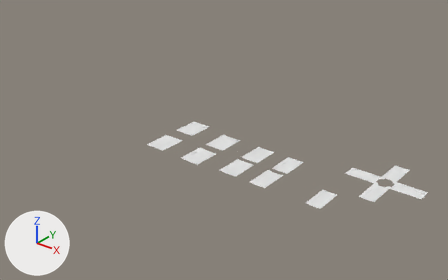
Two versions of the Blender file Diseños con medids reales/calle 1 carril y estacionamiento.blend, one commit apart.
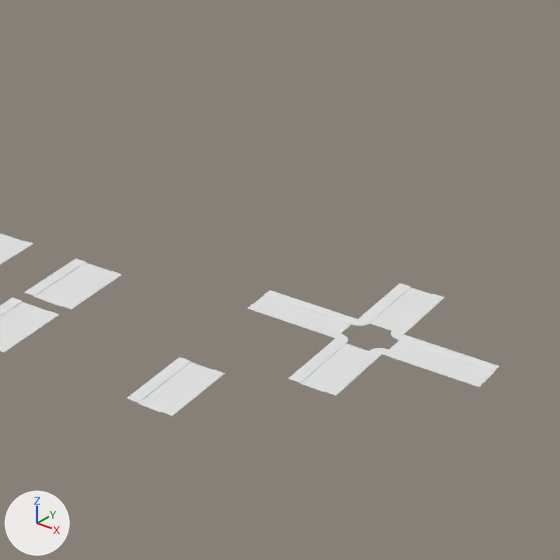
The first picture shows the older version from a 50 mm lens placed at (191.0, -307.0, 191.0), pointed at (-59.0, 6.0, -3.0). The close-ups show both versions on the part from 59% to 100% of the width and 26% to 92% of the height of that picture; other places that the commit changed are outside them. The axes (+X, +Y, +Z) are drawn at lower left. The lights are the same throughout. Materials are left out; every surface is plain grey.
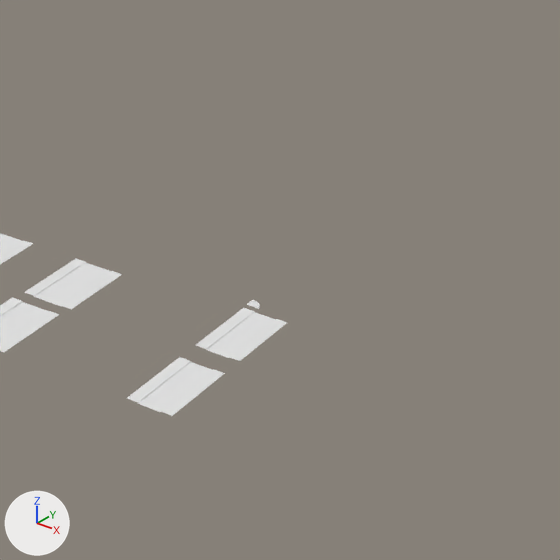
Where the newer file only moved an object's origin or applied its transform, the numbers keep the older frame.

What the commit changed:
me_plane_003 is used by ob_plane_008; location (56.4, -11.3, 0.2); rotation (0.0, 0.0, 3.142), in degrees (0, 0, 180).
me_plane_003 had 80 vertices, 62 faces and spanned x -1.4..1.2, y -21.3..-1.3, z -0.3..0.0.
me_plane_003 now has 200 vertices, 143 faces and spans x -5.1..5.1, y -10.0..10.0, z -0.2..0.1.
me_plane_003 part 1: 80 vertices removed from x -1.4..1.2, y -21.3..-1.3, z -0.3..0.0; 200 vertices added at x -5.1..5.1, y -10.0..10.0, z -0.2..0.1.
Object 'Plane.005' (ob_plane_005) is deleted.
Object 'Plane.008' (ob_plane_008) turns from (0, 0, 180) to (0, 0, 0) degrees about x, y and z.
Object 'Plane.008' (ob_plane_008) moves from (56.4, -11.3, 0.2) to (39.5, 0.0, 0.1).
Object 'Plane.007' (ob_plane_007) is deleted.
Object 'Plane.003' (ob_plane_003) is deleted.
Object 'Plane.009' (ob_plane_009) is deleted.
Object 'Plane.010' (ob_plane_010) is deleted.
Object 'Plane.011' (ob_plane_011) is deleted.
Object 'Plane.012' (ob_plane_012) is deleted.
Object 'Plane.013' (ob_plane_013) is deleted.
Object 'Plane.014' (ob_plane_014) is deleted.
Object 'Plane.015' (ob_plane_015) is deleted.
Object 'Plane.016' (ob_plane_016) is deleted.
Object 'Plane.017' (ob_plane_017) is deleted.
Object 'Plane.018' (ob_plane_018) is deleted.
Object 'Plane.019' (ob_plane_019) is deleted.

What differs and where, as boxes [x1, y1, x2, y2] in the close-ups (560 x 560 px):
'Plane.008', reshaped, moved, turned: before [288, 339, 346, 383]; after [196, 308, 287, 361]
'Plane.019', deleted: before [300, 343, 369, 392]
'Plane.009', deleted: before [389, 341, 494, 382]
'Plane.013', deleted: before [370, 288, 433, 331]
'Plane.017', deleted: before [254, 296, 351, 333]
'Plane.010', deleted: before [399, 335, 499, 372]
'Plane.007', deleted: before [324, 351, 382, 395]
'Plane.003', deleted: before [383, 350, 484, 387]
'Plane.016', deleted: before [264, 290, 356, 324]
'Plane.014', deleted: before [358, 283, 411, 323]
'Plane.018', deleted: before [248, 304, 340, 338]
'Plane.012', deleted: before [393, 294, 445, 334]
'Plane.015', deleted: before [351, 319, 369, 326]
'Plane.011', deleted: before [391, 330, 404, 340]
'Plane.005', deleted: before [370, 348, 388, 354]
